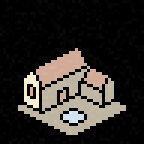
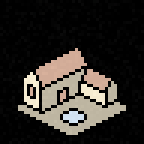
Revision of a layered 144px x 144px image; what changed, layer by layer:
painted on "Lines" over left=81, top=66, right=117, bottom=108
painted on "Roof #1" over left=84, top=69, right=111, bottom=90
painted on "Walls copy" over left=81, top=75, right=117, bottom=105
painted on "Walls" over left=102, top=78, right=111, bottom=105
